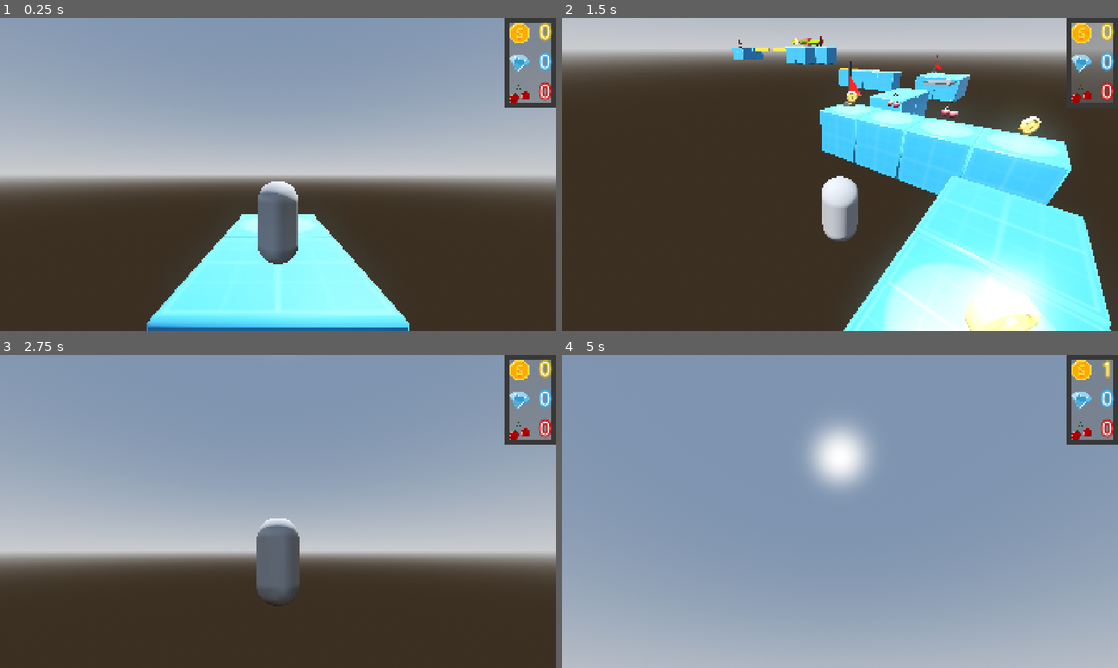
Above: before the commit, frames 1-4 (two rows, left to right).
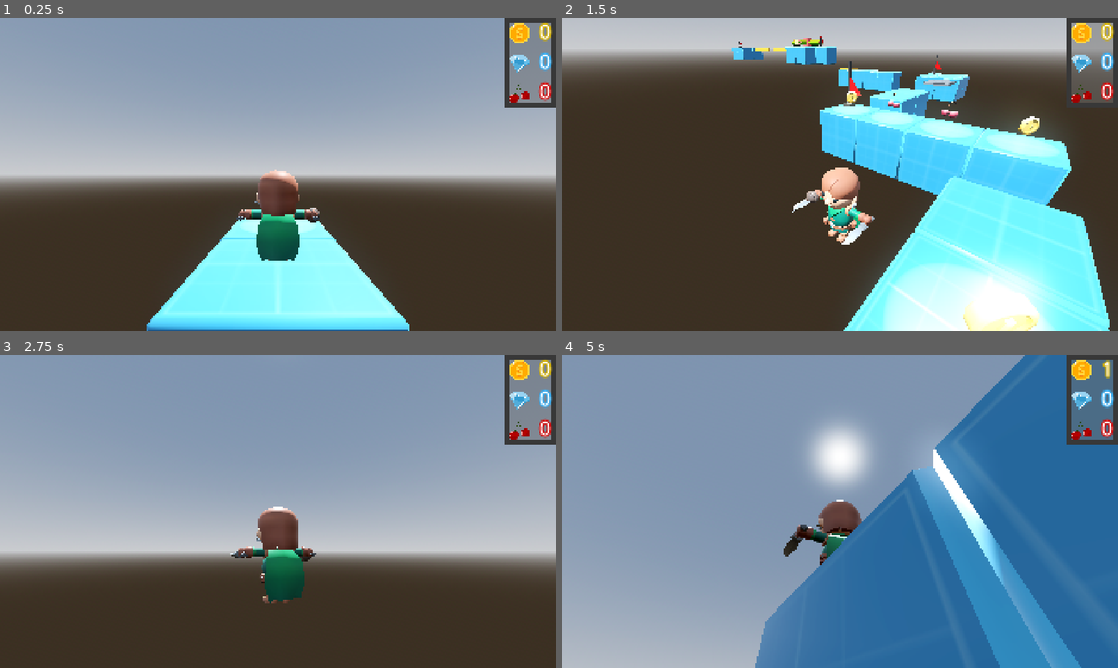
Above: after the commit, the same moments.

Repository: AbsoluteZer0527/My-first-3D-Godot-game
Game: Godot game, scene res://Scenes/game_scene.tscn
Same seed, same stepped clock (60 frames per second), same inputs: the game is played once before the commit and once after it.
Inputs (mouse positions are in pixels of both pictures, inside the frame that each line leads up to):
- Up to frame 1 (0.25 s): no input
- Up to frame 2 (1.5 s): tap Enter (ui_accept) at 0.5, 0.77 s; move the mouse to (867, 174) at 0.52 s; hold W (forward) 0.53-1.28 s; tap Tab at 0.6, 1.35 s; move the mouse to (728, 190) at 1.27 s; hold S (backward) from 1.28 s (still down)
- Up to frame 3 (2.75 s): tap Enter (ui_accept) at 1.52 s; move the mouse to (289, 505) at 2.02 s; release S (backward) at 2.03 s; hold W (forward) from 2.03 s (still down); tap Tab at 2.1 s
- Up to frame 4 (5 s): tap Enter (ui_accept) at 2.75, 3.02, 3.77, 4.52 s; move the mouse to (812, 574) at 2.77 s; tap Tab at 2.85, 3.6, 4.35 s; move the mouse to (878, 514) at 3.52 s; move the mouse to (673, 464) at 4.27 s; release W (forward) at 4.28 s; hold A (left) from 4.28 s (still down)

The runs differ from the first frame. In frame 1, 3.0% of the frame differs, in the area x 26-74%, y 48-100%; in frame 2, 2.6%; in frame 3, 2.5%; in frame 4, 43%, in the area x 34-100%, y 0-100%.

Commit message:
Update capsule player into actual player model, fix collider and rotate to face front.

Diff:
--- a/First-3D/new-game-project/Scenes/player.tscn
+++ b/First-3D/new-game-project/Scenes/player.tscn
@@ -1,13 +1,12 @@
 [gd_scene load_steps=6 format=3 uid="uid://bo0pwsa6hw5ue"]
 
 [ext_resource type="Script" uid="uid://catiphr4uxxil" path="res://Scripts/player.gd" id="1_cvnsp"]
-[ext_resource type="Script" path="res://Scripts/CameraController.gd" id="2_6t5aa"]
+[ext_resource type="Script" uid="uid://bt5xq5fm63sa7" path="res://Scripts/CameraController.gd" id="2_6t5aa"]
+[ext_resource type="PackedScene" uid="uid://2jmy55vuk2ri" path="res://Assets/Character/Player.glb" id="3_6t5aa"]
 
 [sub_resource type="CapsuleShape3D" id="CapsuleShape3D_x87qo"]
-radius = 0.5019531
-height = 2.005
-
-[sub_resource type="CapsuleMesh" id="CapsuleMesh_b6fju"]
+radius = 0.52197266
+height = 2.2910743
 
 [sub_resource type="SphereShape3D" id="SphereShape3D_b6fju"]
 radius = 0.1
@@ -17,10 +16,8 @@
 camera = NodePath("SpringArm3D/Camera3D")
 
 [node name="CollisionShape3D" type="CollisionShape3D" parent="."]
+transform = Transform3D(1, 0, 0, 0, 1, 0, 0, 0, 1, 0, 0.11457461, 0)
 shape = SubResource("CapsuleShape3D_x87qo")
-
-[node name="MeshInstance3D" type="MeshInstance3D" parent="."]
-mesh = SubResource("CapsuleMesh_b6fju")
 
 [node name="SpringArm3D" type="SpringArm3D" parent="."]
 transform = Transform3D(1, 0, 0, 0, 1, 0, 0, 0, 1, 0, 1.155807, 0)
@@ -29,3 +26,6 @@
 script = ExtResource("2_6t5aa")
 
 [node name="Camera3D" type="Camera3D" parent="SpringArm3D"]
+
+[node name="Player" parent="." instance=ExtResource("3_6t5aa")]
+transform = Transform3D(-1, 0, -8.742278e-08, 0, 1, 0, 8.742278e-08, 0, -1, 0, -0.92583907, 0)
